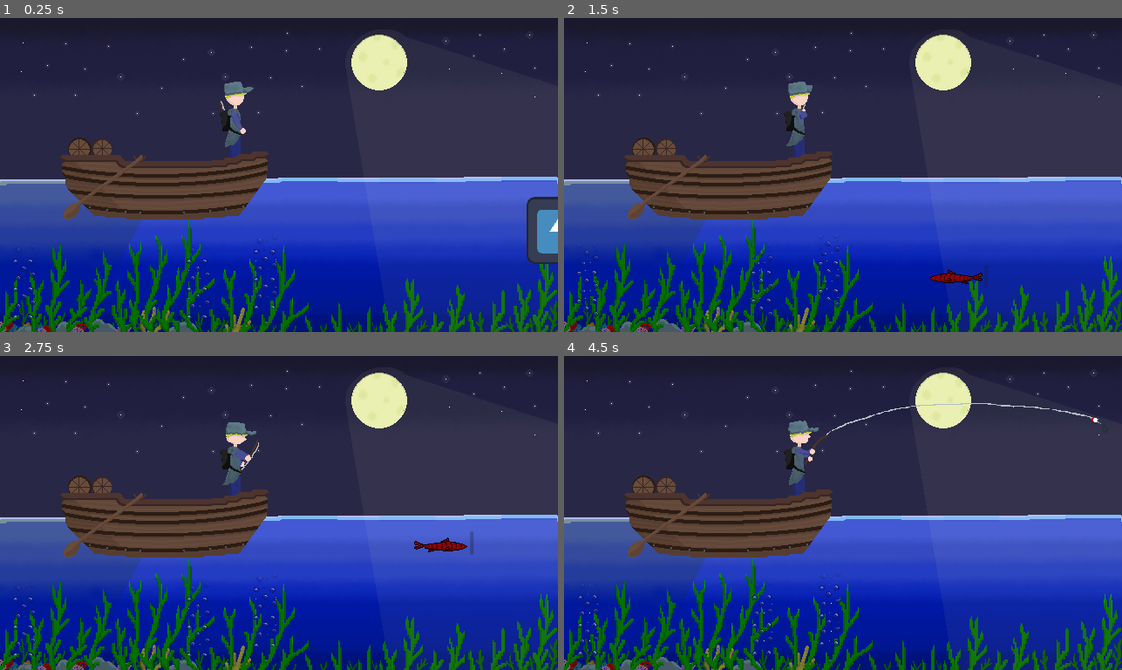
Above: before the commit, frames 1-4 (two rows, left to right).
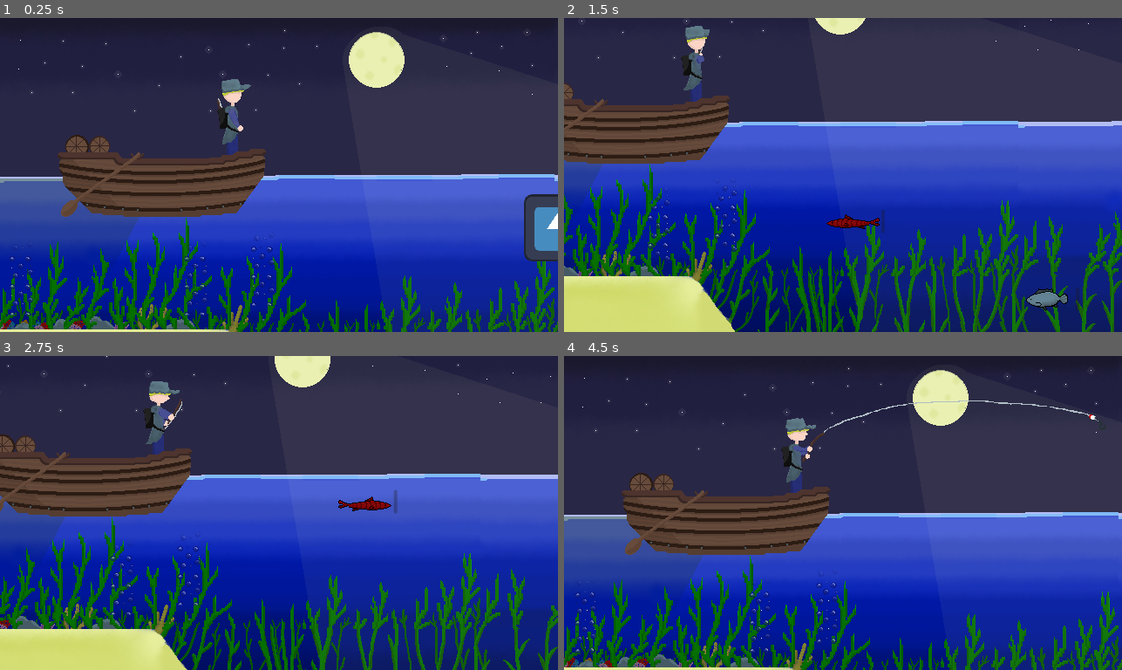
Above: after the commit, the same moments.

Repository: Timeo21/OGJ-8
Game: Godot game, scene res://scenes/main.tscn
Same seed, same stepped clock (60 frames per second), same inputs: the game is played once before the commit and once after it. The engine's default icon, where the game draws it, is replaced by a stand-in: a white triangle on a blue panel in a dark square. Sound files missing from this copy of the repository are replaced by a short silence.
Inputs:
- Up to frame 1 (0.25 s): no input
- Up to frame 2 (1.5 s): hold D (right) 0.53-1.28 s
- Up to frame 3 (2.75 s): hold D (right) from 2.03 s (still down)
- Up to frame 4 (4.5 s): release D (right) at 2.78 s; hold Up (up) 2.78-3.53 s

The runs differ from the first frame. In frame 1, 14% of the frame differs, in the area x 0-100%, y 3-100%; in frame 2, 70%, in the area x 0-100%, y 0-100%; in frame 3, 61%; in frame 4, 14%.

Commit message:
Add smooth camera transitions and reposition markers
Update camera markers and implement smooth camera movement.

- Adjust Camera2D and Marker2D positions in scenes/main.tscn (reposition Camera, CameraMenu, CameraGame) and remove the disabled flag so the camera is active.
- Enhance scripts/camera_2d.gd: add timer/current state, initialize menu/game positions and start position, implement lerp-based _process to interpolate camera position over a given time, add move_to(pos, time) helper, and simple input handling to trigger transitions.

These changes enable smooth transitions between menu and game camera targets and allow triggering camera moves via input actions.

Diff:
--- a/scenes/main.tscn
+++ b/scenes/main.tscn
@@ -139,8 +139,7 @@
 [node name="Camera2D" type="Camera2D" parent="Gameplay" unique_id=1904801016]
 show_behind_parent = true
 top_level = true
-position = Vector2(694, 378)
-enabled = false
+position = Vector2(323, 183)
 limit_enabled = false
 limit_left = -340
 limit_top = -180
@@ -153,11 +152,11 @@
 
 [node name="CameraMenu" type="Marker2D" parent="Gameplay" unique_id=138323782]
 unique_name_in_owner = true
-position = Vector2(374, 198)
+position = Vector2(323, 183)
 
 [node name="CameraGame" type="Marker2D" parent="Gameplay" unique_id=1192370895]
 unique_name_in_owner = true
-position = Vector2(374, 198)
+position = Vector2(694, 378)
 
 [node name="TopLeftMarker" type="Marker2D" parent="Gameplay" unique_id=1953625695]
 unique_name_in_owner = true
--- a/scripts/camera_2d.gd
+++ b/scripts/camera_2d.gd
@@ -5,15 +5,42 @@
 
 var target: Vector2
 var time: float
+var timer: float
+var current: Vector2
 
 func _ready() -> void:
 	var marker: Marker2D = %CameraMenu
 	menu_pos = marker.position
 	marker = %CameraGame
-
+	game_pos = marker.position
+	current = menu_pos
+	position = menu_pos
 	pass
 
+func _process(delta: float) -> void:
+	if time == 0:
+		return
+	elif timer >= time:
+		timer = time
+		position = lerp(current, target, timer/time)
+		current = position
+		time = 0
+	else:
+		position = lerp(current, target, timer/time)
+	timer += delta
+	pass
 
-# Called every frame. 'delta' is the elapsed time since the previous frame.
-func _process(delta: float) -> void:
+func move_to(pos: int, time: float) -> void:
+	self.time = time
+	timer = 0
+	match pos:
+		0: target = menu_pos
+		1: target = game_pos
+		_: target = menu_pos
 	pass
+
+func _input(event: InputEvent) -> void:
+	if event.is_action_pressed("right"):
+		move_to(1,3)
+	if event.is_action_pressed("up"):
+		move_to(0,3)
